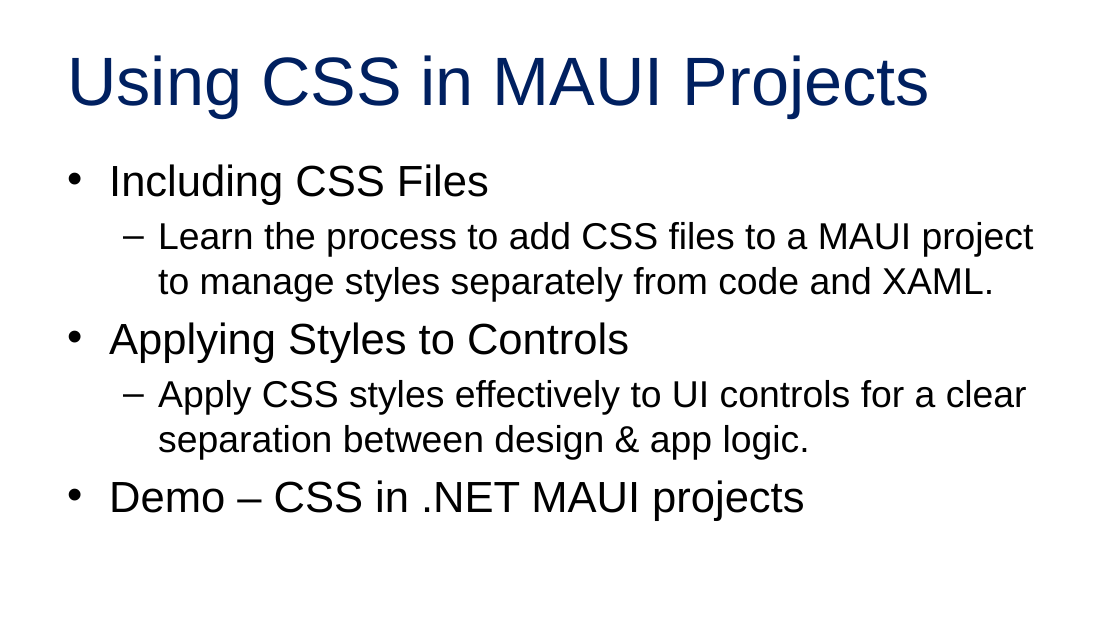
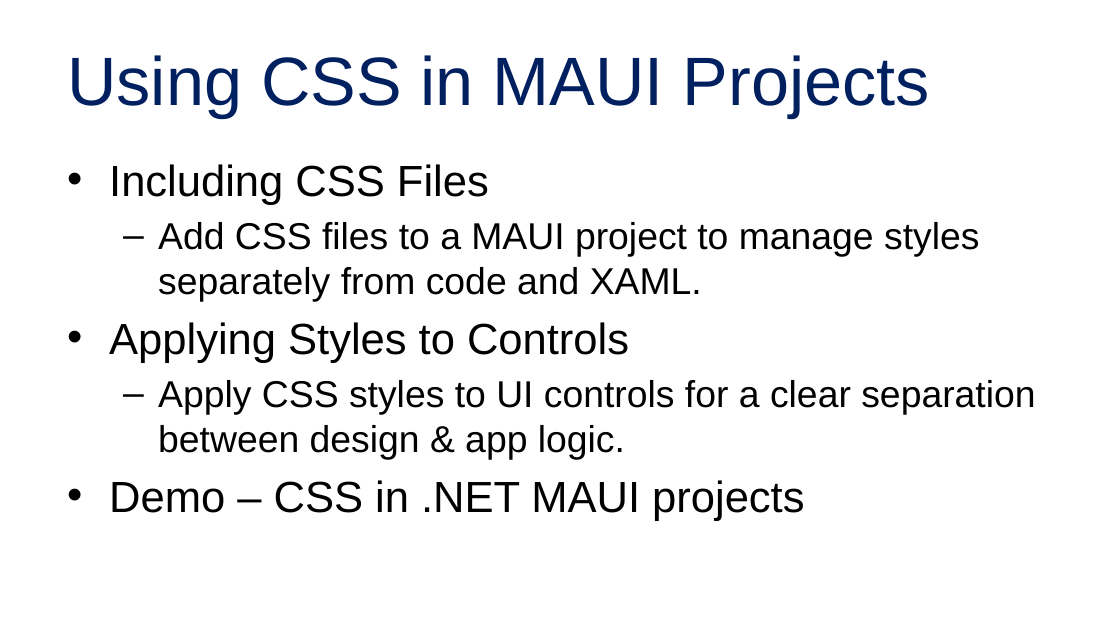
Before and after one commit to alvinashcraft/speaking, a slide deck: slide 18 of 2025/1116_VSLiveOrlando/Maui Toolkit/Create Multi-Platform Apps with .NET.pptx (slide 28 before the commit). Drawn at 1120x630 pixels with LibreOffice and Linux fonts; fonts in the diff are those of the drawing; background and template pictures are left out. Boxes give left, top, right and bottom in pixels: in the first picture for what was removed or moved away, otherwise in the second. Text is boxed around its words. In the diff, an @@ line names an element or a change of style, - is before the commit and + after.

Commit message:
Simplify maui slides for live360 orlando

```diff
--- a/2025/1116_VSLiveOrlando/Maui Toolkit/Create Multi-Platform Apps with .NET.pptx
+++ b/2025/1116_VSLiveOrlando/Maui Toolkit/Create Multi-Platform Apps with .NET.pptx
@@ text at [158,222,979,302]: text changed @@
-  – Learn the process to add CSS files to a MAUI project to manage styles separately from code and XAML.
+  – Add CSS files to a MAUI project to manage styles separately from code and XAML.
@@ text at [158,380,1035,460]: text changed @@
-  – Apply CSS styles effectively to UI controls for a clear separation between design & app logic.
+  – Apply CSS styles to UI controls for a clear separation between design & app logic.
```
Also in this commit, not shown: 9 other slides changed, 12 slides removed.
